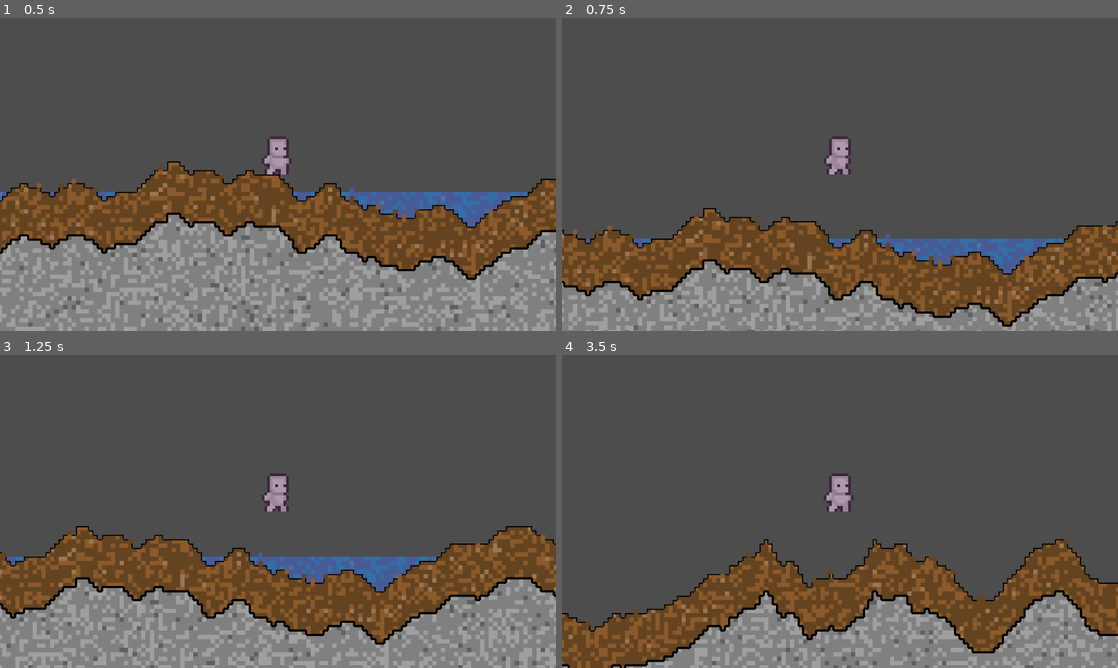
Above: before the commit, frames 1-4 (two rows, left to right).
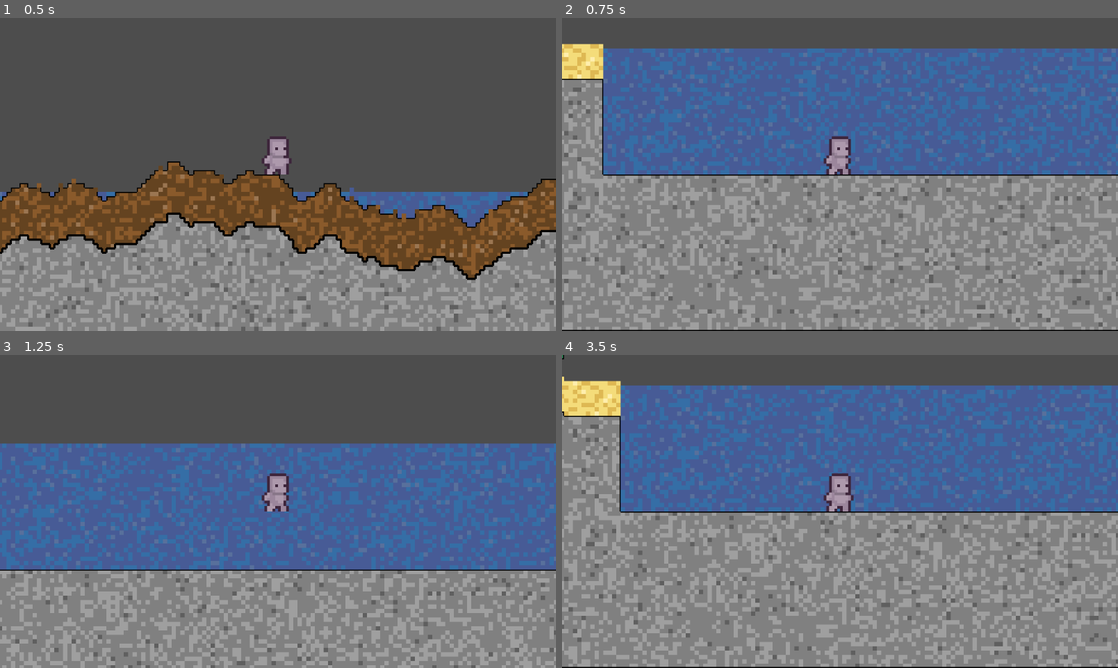
Above: after the commit, the same moments.

Repository: MessrsBrightside/pixel-mixel
Game: Godot game, scene res://scenes/main.tscn
The game is run twice, just before and just after one commit, with the same random seed, the same clock (stepped at 60 frames per second) and the same inputs.
Inputs:
- Up to frame 1 (0.5 s): no input
- Up to frame 2 (0.75 s): tap Enter (ui_accept) at 0.5 s; hold Right (ui_right) from 0.53 s (still down); tap 6 at 0.6 s
- Up to frame 3 (1.25 s): keep holding Right (ui_right); tap Enter (ui_accept) at 0.77 s
- Up to frame 4 (3.5 s): release Right (ui_right) at 1.28 s; hold Down 1.28-2.03 s; tap 6 at 1.35, 2.3, 3.05 s; tap Enter (ui_accept) at 1.52, 3.02 s; hold Right (ui_right) 2.03-2.78 s; tap 1 at 2.1 s; hold Up from 2.78 s (still down); tap 2 at 2.85 s

Frame 1 is identical in both runs. In frame 2, 82% of the frame differs, in the area x 0-100%, y 8-100%; in frame 3, 59%; in frame 4, 82%, in the area x 0-100%, y 0-100%.

Commit message:
feat(biome): add ocean shore generation (#23)
- OceanShoreBiome plugin: sand beach sloping into water, palm trees,
  stone underground, grass at dirt/sand transition
- BiomeRegistry: maps biome names to generation plugins
- BiomeGenerator: top-level entry for 500x144 isolated biome generation
- capture_biome_screenshot.gd: headless PNG screenshot tool
- main.gd: key 6 loads ocean_shore, terrain_defs expanded to all 9 types
- Functional test: 10 assertions (determinism, states, terrain types)
- Screenshot committed: screenshots/phase1/ocean_shore_seed42.png

Diff:
--- a/scenes/main.gd
+++ b/scenes/main.gd
@@ -68,6 +68,7 @@
 			KEY_3: _generate_preset(2)
 			KEY_4: _generate_preset(3)
 			KEY_5: _generate_preset(4)
+			KEY_6: _generate_biome("ocean_shore", 42)
 			KEY_R: _generate(randi(), {"amplitude": 30, "frequency": 0.02, "base_height": 75, "water_level": 80, "dirt_depth": 14, "loose_density": 0.1})
 			KEY_UP: _ticks_per_frame = mini(_ticks_per_frame * 2, 500)
 			KEY_DOWN: _ticks_per_frame = maxi(_ticks_per_frame / 2, 1)
@@ -76,6 +77,19 @@
 func _generate_preset(idx: int) -> void:
 	var preset: Array = _presets[idx]
 	_generate(preset[0], preset[1])
+
+
+func _generate_biome(biome_name: String, seed_val: int) -> void:
+	_current_seed = seed_val
+	var gen := BiomeGenerator.new()
+	_grid = gen.generate(biome_name, seed_val)
+	_renderer.grid = _grid
+	_renderer.terrain_defs = _load_terrain_defs()
+	_renderer.render()
+	_settling = false
+	_total_ticks = 0
+	_update_label("biome: %s (seed %d)" % [biome_name, seed_val])
+	_place_player()
 
 
 func _generate(seed_val: int, params: Dictionary = {}) -> void:
@@ -117,9 +131,15 @@
 
 func _load_terrain_defs() -> Array[TerrainDef]:
 	var defs: Array[TerrainDef] = []
-	defs.resize(4)
+	defs.resize(10)
 	defs[0] = null
 	defs[1] = load("res://resources/dirt.tres")
 	defs[2] = load("res://resources/stone.tres")
 	defs[3] = load("res://resources/water.tres")
+	defs[4] = load("res://resources/grass.tres")
+	defs[5] = load("res://resources/leaves.tres")
+	defs[6] = load("res://resources/wood.tres")
+	defs[7] = load("res://resources/sand.tres")
+	defs[8] = load("res://resources/mushroom.tres")
+	defs[9] = load("res://resources/cactus.tres")
 	return defs
--- /dev/null
+++ b/scripts/biome_generator.gd
@@ -0,0 +1,20 @@
+class_name BiomeGenerator
+extends RefCounted
+
+## Top-level entry for biome generation. Creates grid, runs biome plugin + palette.
+
+
+func generate(biome_name: String, seed_val: int) -> ChunkGrid:
+	var grid := ChunkGrid.new(500, 144)
+	var registry := BiomeRegistry.new()
+	var biome := registry.get_biome(biome_name)
+	if biome == null:
+		push_error("Unknown biome: %s" % biome_name)
+		return grid
+
+	var runner := PipelineRunner.new()
+	runner.add_plugin(biome)
+	runner.add_plugin(PalettePlugin.new())
+	runner.run(grid, seed_val)
+
+	return grid
--- /dev/null
+++ b/scripts/gen/biomes/biome_registry.gd
@@ -0,0 +1,14 @@
+class_name BiomeRegistry
+extends RefCounted
+
+## Maps biome names to their generation plugin.
+
+var _biomes: Dictionary = {}
+
+
+func _init() -> void:
+	_biomes["ocean_shore"] = OceanShoreBiome.new()
+
+
+func get_biome(biome_name: String) -> GenerationPlugin:
+	return _biomes.get(biome_name)
--- /dev/null
+++ b/scripts/gen/biomes/ocean_shore_biome.gd
@@ -0,0 +1,95 @@
+class_name OceanShoreBiome
+extends GenerationPlugin
+
+## Generates ocean shore biome: sand beach sloping into water with palm trees.
+
+# Terrain indices
+const DIRT := 1
+const STONE := 2
+const WATER := 3
+const GRASS := 4
+const LEAVES := 5
+const WOOD := 6
+const SAND := 7
+
+
+func execute(grid: ChunkGrid, params: Dictionary) -> void:
+	var size := grid.get_size()
+	var rng: RandomNumberGenerator = params["rng"]
+
+	# Beach slopes from left (high) down into water on right
+	var beach_start_y := int(size.y * 0.45)  # top of beach on left
+	var water_line_x := int(size.x * 0.4)  # where water starts
+	var ocean_floor_y := int(size.y * 0.75)  # bottom of ocean depression
+	var water_surface_y := int(size.y * 0.55)  # water surface level
+
+	# Generate surface heights: slope down from left to water, then flat ocean floor
+	for x in range(size.x):
+		var surface_y: int
+		if x < water_line_x:
+			# Beach: linear slope from beach_start_y down to water_surface_y
+			var t := float(x) / float(water_line_x)
+			surface_y = beach_start_y + int(t * (water_surface_y - beach_start_y))
+		else:
+			# Ocean floor
+			surface_y = ocean_floor_y
+
+		# Fill terrain below surface
+		for y in range(surface_y, size.y):
+			var depth := y - surface_y
+			if x < water_line_x:
+				# Beach: sand on top, then stone
+				if depth < 8:
+					grid.set_chunk(Vector2i(x, y), SAND, 0, ChunkGrid.State.LOOSE)
+				else:
+					grid.set_chunk(Vector2i(x, y), STONE, 0, ChunkGrid.State.STATIC)
+			else:
+				# Ocean floor: stone
+				grid.set_chunk(Vector2i(x, y), STONE, 0, ChunkGrid.State.STATIC)
+
+		# Water fill for ocean area
+		if x >= water_line_x:
+			for y in range(water_surface_y, ocean_floor_y):
+				grid.set_chunk(Vector2i(x, y), WATER, 0, ChunkGrid.State.LIQUID)
+
+	# Dirt further inland (far left) with grass transition
+	var dirt_zone_end := int(size.x * 0.1)
+	for x in range(dirt_zone_end):
+		var t := float(x) / float(water_line_x)
+		var surface_y := beach_start_y + int(t * (water_surface_y - beach_start_y))
+		# Replace top sand with dirt
+		for y in range(surface_y, mini(surface_y + 8, size.y)):
+			grid.set_chunk(Vector2i(x, y), DIRT, 0, ChunkGrid.State.STATIC)
+		# Grass on top
+		if surface_y > 0:
+			grid.set_chunk(Vector2i(x, surface_y - 1), GRASS, 0, ChunkGrid.State.STATIC)
+
+	# Grass at dirt/sand transition
+	for x in range(dirt_zone_end, dirt_zone_end + 5):
+		var t := float(x) / float(water_line_x)
+		var surface_y := beach_start_y + int(t * (water_surface_y - beach_start_y))
+		if surface_y > 0:
+			grid.set_chunk(Vector2i(x, surface_y - 1), GRASS, 0, ChunkGrid.State.STATIC)
+
+	# Palm trees on beach (every 30-50 chunks apart)
+	var next_tree_x := dirt_zone_end + 10
+	while next_tree_x < water_line_x - 5:
+		var t := float(next_tree_x) / float(water_line_x)
+		var surface_y := beach_start_y + int(t * (water_surface_y - beach_start_y))
+		_place_palm_tree(grid, next_tree_x, surface_y, rng)
+		next_tree_x += rng.randi_range(30, 50)
+
+
+func _place_palm_tree(grid: ChunkGrid, x: int, surface_y: int, rng: RandomNumberGenerator) -> void:
+	var trunk_height := rng.randi_range(3, 5)
+	# Trunk
+	for i in range(trunk_height):
+		var ty := surface_y - 1 - i
+		if ty >= 0:
+			grid.set_chunk(Vector2i(x, ty), WOOD, 0, ChunkGrid.State.STATIC)
+	# Leaf canopy: 3×2 cluster at top of trunk
+	var top_y := surface_y - 1 - trunk_height
+	for lx in range(x - 1, x + 2):
+		for ly in range(top_y - 1, top_y + 1):
+			if grid.is_in_bounds(Vector2i(lx, ly)):
+				grid.set_chunk(Vector2i(lx, ly), LEAVES, 0, ChunkGrid.State.STATIC)
--- /dev/null
+++ b/tests/test_ocean_shore_biome.gd
@@ -0,0 +1,164 @@
+extends SceneTree
+
+## Headless functional test for ocean shore biome generation.
+
+
+func _init() -> void:
+	var passed := 0
+	var failed := 0
+
+	# Test: BiomeGenerator produces 500x144 grid
+	var gen := BiomeGenerator.new()
+	var grid := gen.generate("ocean_shore", 42)
+	var size := grid.get_size()
+	if size == Vector2i(500, 144):
+		passed += 1
+		print("PASS: biome grid is 500x144")
+	else:
+		failed += 1
+		print("FAIL: biome grid size is %s (expected 500x144)" % str(size))
+
+	# Test: determinism — same seed = same grid
+	var grid2 := gen.generate("ocean_shore", 42)
+	var identical := true
+	for y in range(144):
+		for x in range(500):
+			var a = grid.get_chunk(Vector2i(x, y))
+			var b = grid2.get_chunk(Vector2i(x, y))
+			if a.terrain != b.terrain or a.color != b.color or a.state != b.state:
+				identical = false
+				break
+		if not identical:
+			break
+	if identical:
+		passed += 1
+		print("PASS: deterministic — same seed = same output")
+	else:
+		failed += 1
+		print("FAIL: non-deterministic output")
+
+	# Test: sand chunks are ALL LOOSE state
+	var sand_count := 0
+	var sand_static := 0
+	for y in range(144):
+		for x in range(500):
+			var chunk = grid.get_chunk(Vector2i(x, y))
+			if chunk.terrain == 7:  # sand
+				sand_count += 1
+				if chunk.state != ChunkGrid.State.LOOSE:
+					sand_static += 1
+	if sand_count > 0 and sand_static == 0:
+		passed += 1
+		print("PASS: all %d sand chunks are LOOSE" % sand_count)
+	else:
+		failed += 1
+		print("FAIL: sand_count=%d sand_static=%d" % [sand_count, sand_static])
+
+	# Test: water chunks exist and are LIQUID
+	var water_count := 0
+	var water_not_liquid := 0
+	for y in range(144):
+		for x in range(500):
+			var chunk = grid.get_chunk(Vector2i(x, y))
+			if chunk.terrain == 3:  # water
+				water_count += 1
+				if chunk.state != ChunkGrid.State.LIQUID:
+					water_not_liquid += 1
+	if water_count > 0 and water_not_liquid == 0:
+		passed += 1
+		print("PASS: %d water chunks all LIQUID" % water_count)
+	else:
+		failed += 1
+		print("FAIL: water_count=%d water_not_liquid=%d" % [water_count, water_not_liquid])
+
+	# Test: palm trees exist (wood + leaves chunks present)
+	var wood_count := 0
+	var leaves_count := 0
+	for y in range(144):
+		for x in range(500):
+			var chunk = grid.get_chunk(Vector2i(x, y))
+			if chunk.terrain == 6:  # wood
+				wood_count += 1
+			if chunk.terrain == 5:  # leaves
+				leaves_count += 1
+	if wood_count > 0 and leaves_count > 0:
+		passed += 1
+		print("PASS: palm trees present (wood=%d leaves=%d)" % [wood_count, leaves_count])
+	else:
+		failed += 1
+		print("FAIL: no palm trees (wood=%d leaves=%d)" % [wood_count, leaves_count])
+
+	# Test: wood and leaves are STATIC
+	var tree_not_static := 0
+	for y in range(144):
+		for x in range(500):
+			var chunk = grid.get_chunk(Vector2i(x, y))
+			if chunk.terrain == 5 or chunk.terrain == 6:
+				if chunk.state != ChunkGrid.State.STATIC:
+					tree_not_static += 1
+	if tree_not_static == 0:
+		passed += 1
+		print("PASS: all tree chunks are STATIC")
+	else:
+		failed += 1
+		print("FAIL: %d tree chunks not STATIC" % tree_not_static)
+
+	# Test: grass exists and is STATIC
+	var grass_count := 0
+	var grass_not_static := 0
+	for y in range(144):
+		for x in range(500):
+			var chunk = grid.get_chunk(Vector2i(x, y))
+			if chunk.terrain == 4:  # grass
+				grass_count += 1
+				if chunk.state != ChunkGrid.State.STATIC:
+					grass_not_static += 1
+	if grass_count > 0 and grass_not_static == 0:
+		passed += 1
+		print("PASS: grass present (%d) and all STATIC" % grass_count)
+	else:
+		failed += 1
+		print("FAIL: grass_count=%d grass_not_static=%d" % [grass_count, grass_not_static])
+
+	# Test: stone underground exists
+	var stone_count := 0
+	for y in range(144):
+		for x in range(500):
+			var chunk = grid.get_chunk(Vector2i(x, y))
+			if chunk.terrain == 2:  # stone
+				stone_count += 1
+	if stone_count > 0:
+		passed += 1
+		print("PASS: stone underground present (%d chunks)" % stone_count)
+	else:
+		failed += 1
+		print("FAIL: no stone found")
+
+	# Test: BiomeRegistry returns correct plugin
+	var registry := BiomeRegistry.new()
+	var plugin := registry.get_biome("ocean_shore")
+	if plugin != null and plugin is OceanShoreBiome:
+		passed += 1
+		print("PASS: BiomeRegistry returns OceanShoreBiome")
+	else:
+		failed += 1
+		print("FAIL: BiomeRegistry did not return correct plugin")
+
+	# Test: unknown biome returns null
+	var unknown := registry.get_biome("nonexistent")
+	if unknown == null:
+		passed += 1
+		print("PASS: unknown biome returns null")
+	else:
+		failed += 1
+		print("FAIL: unknown biome did not return null")
+
+	# Summary
+	print("")
+	print("Results: %d passed, %d failed" % [passed, failed])
+	if failed == 0:
+		print("ALL TESTS PASSED")
+	else:
+		print("SOME TESTS FAILED")
+
+	quit()
--- /dev/null
+++ b/tools/capture_biome_screenshot.gd
@@ -0,0 +1,48 @@
+extends SceneTree
+
+## Headless tool: generates a biome and saves a PNG screenshot.
+## Usage: godot --headless --script tools/capture_biome_screenshot.gd -- ocean_shore 42
+
+
+func _init() -> void:
+	var args := OS.get_cmdline_user_args()
+	if args.size() < 2:
+		print("Usage: godot --headless --script tools/capture_biome_screenshot.gd -- <biome_name> <seed>")
+		quit()
+		return
+
+	var biome_name: String = args[0]
+	var seed_val: int = int(args[1])
+
+	var gen := BiomeGenerator.new()
+	var grid := gen.generate(biome_name, seed_val)
+
+	var renderer := ChunkRenderer.new()
+	renderer.grid = grid
+	renderer.terrain_defs = _load_terrain_defs()
+	var img := renderer.render_to_image()
+
+	var dir := DirAccess.open("res://")
+	if not dir.dir_exists("screenshots/phase1"):
+		dir.make_dir_recursive("screenshots/phase1")
+
+	var path := "res://screenshots/phase1/%s_seed%d.png" % [biome_name, seed_val]
+	img.save_png(path)
+	print("Saved: %s" % path)
+	quit()
+
+
+func _load_terrain_defs() -> Array[TerrainDef]:
+	var defs: Array[TerrainDef] = []
+	defs.resize(10)
+	defs[0] = null
+	defs[1] = load("res://resources/dirt.tres")
+	defs[2] = load("res://resources/stone.tres")
+	defs[3] = load("res://resources/water.tres")
+	defs[4] = load("res://resources/grass.tres")
+	defs[5] = load("res://resources/leaves.tres")
+	defs[6] = load("res://resources/wood.tres")
+	defs[7] = load("res://resources/sand.tres")
+	defs[8] = load("res://resources/mushroom.tres")
+	defs[9] = load("res://resources/cactus.tres")
+	return defs
Binary file added: screenshots/phase1/ocean_shore_seed42.png
Not shown, added: scripts/biome_generator.gd.uid
Not shown, added: scripts/gen/biomes/biome_registry.gd.uid
Not shown, added: scripts/gen/biomes/ocean_shore_biome.gd.uid
Not shown, added: tests/test_ocean_shore_biome.gd.uid
Not shown, added: tests/test_terrain_types_phase1.gd.uid
Not shown, added: tools/capture_biome_screenshot.gd.uid
Not shown, changed: changelog.md
Not shown, added: screenshots/phase1/ocean_shore_seed42.png.why.md
Not shown, added: scripts/biome_generator.gd.why.md
Not shown, added: scripts/gen/biomes/biome_registry.gd.why.md
Not shown, added: scripts/gen/biomes/ocean_shore_biome.gd.why.md
(and 2 more such lines)
